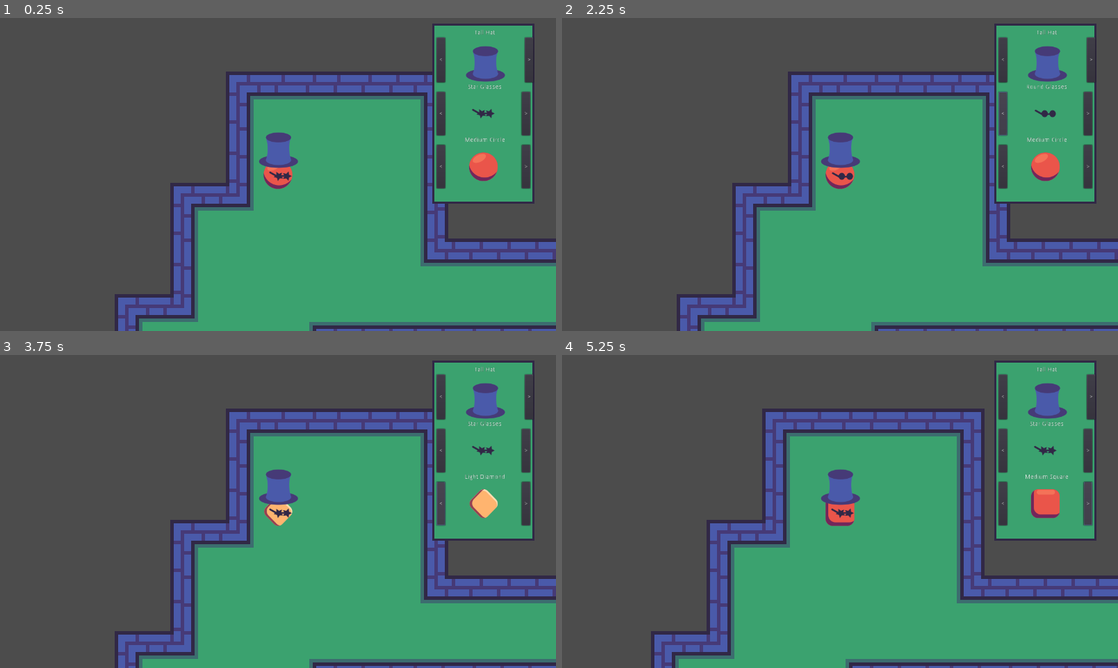
Above: before the commit, frames 1-4 (two rows, left to right).
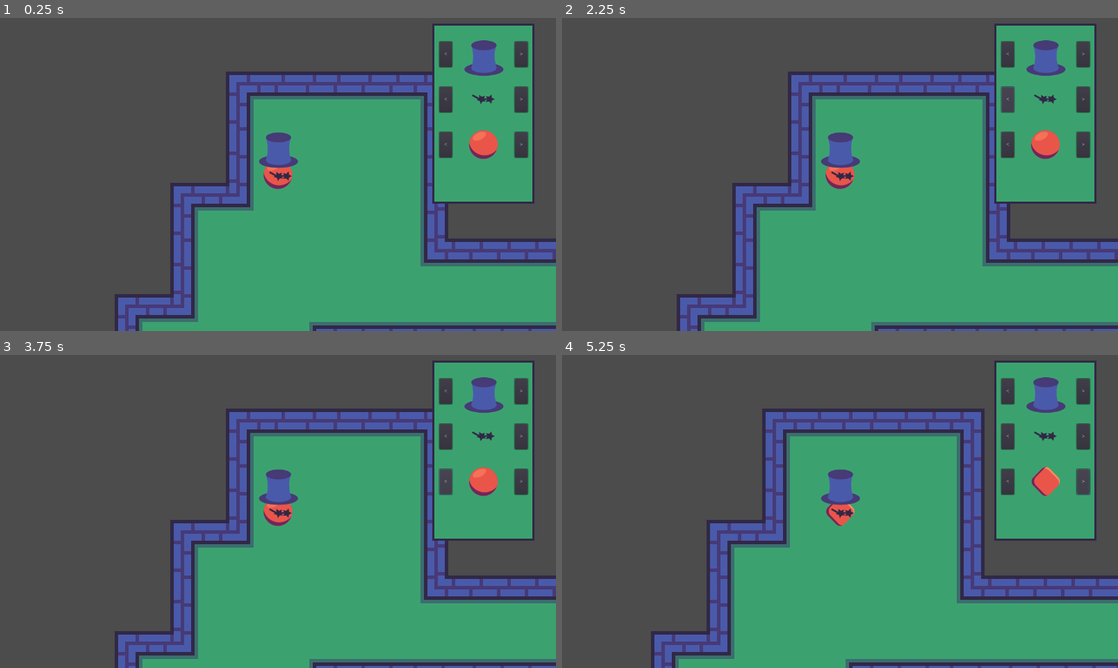
Above: after the commit, the same moments.

Repository: gdquest-demos/godot-mini-tuts-demos
Game: Godot game, scene res://Main.tscn
The game is run twice, just before and just after one commit, with the same random seed, the same clock (stepped at 60 frames per second) and the same inputs.
Inputs:
- Up to frame 1 (0.25 s): no input
- Up to frame 2 (2.25 s): click "<" at 0.5 s; click ">" at 1.25 s; click "<" at 2 s
- Up to frame 3 (3.75 s): click ">" at 2.75 s; click "<" at 3.5 s
- Up to frame 4 (5.25 s): click ">" at 4.25 s; tap Enter at 5 s; hold Right (ui_right) from 5.03 s (still down)

The runs differ from the first frame. In frame 1, 3.2% of the frame differs, in the area x 78-96%, y 3-55%; in frame 2, 3.3%; in frame 3, 3.5%, in the area x 47-96%, y 3-55%; in frame 4, 3.4%.

Commit message:
Refactor character customization demo

Diff:
--- a/2d/character-customization/CharacterCustomizer.gd
+++ /dev/null
@@ -1,64 +0,0 @@
-extends Control
-
-signal hat_updated(hat)
-signal head_updated(head)
-signal glasses_updated(glasses)
-
-const hats_dictionary := {"Tall Hat" : "res://Sprites/hat1.png",
-						"Birthday Hat" : "res://Sprites/hat2.png",
-						"Pirate Hat" : "res://Sprites/hat3.png", }
-
-const glasses_dictionary := {"Star Glasses" : "res://Sprites/sun-glasses1.png",
-						"Square Glasses" : "res://Sprites/sun-glasses2.png",
-						"Round Glasses" : "res://Sprites/sun-glasses3.png", }
-
-const heads_dictionary := {"Medium Circle" : "res://Sprites/medium-circle.png",
-						"Medium Square" : "res://Sprites/medium-square.png",
-						"Medium Diamond" : "res://Sprites/medium-diamond.png",
-						"Dark Circle" : "res://Sprites/dark-circle.png",
-						"Dark Square" : "res://Sprites/dark-square.png",
-						"Dark Diamond" : "res://Sprites/dark-diamond.png",
-						"Light Circle" : "res://Sprites/light-circle.png",
-						"Light Square" : "res://Sprites/light-square.png",
-						"Light Diamond" : "res://Sprites/light-diamond.png",}
-
-var hat := StreamTexture.new()
-var current_hat_idx := 0
-
-var glasses := StreamTexture.new()
-var current_glasses_idx := 0
-
-var head := StreamTexture.new()
-var current_head_idx := 0
-
-func _ready() -> void:
-	update_hat(0)
-	update_glasses(0)
-	update_head(0)
-
-
-func update_hat(dir : int) -> void:
-	current_hat_idx = (current_hat_idx + dir) % hats_dictionary.size()
-	var key = hats_dictionary.keys()[current_hat_idx]
-	hat = load(hats_dictionary[key])
-	$Panel/VBoxContainer/HatLabel.text = key
-	$Panel/VBoxContainer/HBoxContainerHat/Hat.texture = hat
-	emit_signal("hat_updated",hat)
-
-
-func update_glasses(dir : int) -> void:
-	current_glasses_idx = (current_glasses_idx + dir) % glasses_dictionary.size()
-	var key = glasses_dictionary.keys()[current_glasses_idx]
-	glasses = load(glasses_dictionary[key])
-	$Panel/VBoxContainer/GlassesLabel.text = key
-	$Panel/VBoxContainer/HBoxContainerGlasses/Glasses.texture = glasses
-	emit_signal("glasses_updated",glasses)
-
-
-func update_head(dir : int) -> void:
-	current_head_idx = (current_head_idx + dir) % heads_dictionary.size()
-	var key = heads_dictionary.keys()[current_head_idx]
-	head = load(heads_dictionary[key])
-	$Panel/VBoxContainer/HeadLabel.text = key
-	$Panel/VBoxContainer/HBoxContainerHead/Head.texture = head
-	emit_signal("head_updated",head)
--- a/2d/character-customization/CharacterCustomizer.tscn
+++ /dev/null
@@ -1,151 +0,0 @@
-[gd_scene load_steps=3 format=2]
-
-[ext_resource path="res://CharacterCustomizer.gd" type="Script" id=1]
-
-[sub_resource type="StyleBoxFlat" id=1]
-bg_color = Color( 0.235294, 0.639216, 0.439216, 1 )
-border_width_left = 5
-border_width_top = 5
-border_width_right = 5
-border_width_bottom = 5
-border_color = Color( 0.196078, 0.160784, 0.278431, 1 )
-
-[node name="CharacterCustomizer" type="Control"]
-anchor_right = 1.0
-anchor_bottom = 1.0
-margin_top = 0.793701
-margin_bottom = 0.793701
-script = ExtResource( 1 )
-__meta__ = {
-"_edit_use_anchors_": false
-}
-
-[node name="Panel" type="Panel" parent="."]
-margin_left = -5.0
-margin_top = -7.0
-margin_right = 230.0
-margin_bottom = 407.0
-custom_styles/panel = SubResource( 1 )
-__meta__ = {
-"_edit_use_anchors_": false
-}
-
-[node name="VBoxContainer" type="VBoxContainer" parent="Panel"]
-anchor_left = 0.5
-anchor_top = 0.5
-anchor_right = 0.5
-anchor_bottom = 0.5
-margin_left = -108.0
-margin_top = -193.0
-margin_right = 108.0
-margin_bottom = 193.0
-__meta__ = {
-"_edit_use_anchors_": false
-}
-
-[node name="HatLabel" type="Label" parent="Panel/VBoxContainer"]
-margin_right = 216.0
-margin_bottom = 14.0
-text = "Hats"
-align = 1
-valign = 1
-
-[node name="HBoxContainerHat" type="HBoxContainer" parent="Panel/VBoxContainer"]
-margin_top = 18.0
-margin_right = 216.0
-margin_bottom = 118.0
-
-[node name="ButtonPrevHat" type="Button" parent="Panel/VBoxContainer/HBoxContainerHat"]
-margin_right = 20.0
-margin_bottom = 100.0
-text = "<"
-
-[node name="Hat" type="TextureRect" parent="Panel/VBoxContainer/HBoxContainerHat"]
-margin_left = 24.0
-margin_right = 192.0
-margin_bottom = 100.0
-rect_min_size = Vector2( 168, 100 )
-stretch_mode = 4
-__meta__ = {
-"_edit_use_anchors_": false
-}
-
-[node name="ButtonNextHat" type="Button" parent="Panel/VBoxContainer/HBoxContainerHat"]
-margin_left = 196.0
-margin_right = 216.0
-margin_bottom = 100.0
-text = ">"
-
-[node name="GlassesLabel" type="Label" parent="Panel/VBoxContainer"]
-margin_top = 122.0
-margin_right = 216.0
-margin_bottom = 136.0
-text = "Sun Glasses"
-align = 1
-valign = 1
-
-[node name="HBoxContainerGlasses" type="HBoxContainer" parent="Panel/VBoxContainer"]
-margin_top = 140.0
-margin_right = 216.0
-margin_bottom = 240.0
-
-[node name="ButtonPrevGlasses" type="Button" parent="Panel/VBoxContainer/HBoxContainerGlasses"]
-margin_right = 20.0
-margin_bottom = 100.0
-text = "<"
-
-[node name="Glasses" type="TextureRect" parent="Panel/VBoxContainer/HBoxContainerGlasses"]
-margin_left = 24.0
-margin_right = 192.0
-margin_bottom = 100.0
-rect_min_size = Vector2( 168, 100 )
-stretch_mode = 4
-__meta__ = {
-"_edit_use_anchors_": false
-}
-
-[node name="ButtonNextGlasses" type="Button" parent="Panel/VBoxContainer/HBoxContainerGlasses"]
-margin_left = 196.0
-margin_right = 216.0
-margin_bottom = 100.0
-text = ">"
-
-[node name="HeadLabel" type="Label" parent="Panel/VBoxContainer"]
-margin_top = 244.0
-margin_right = 216.0
-margin_bottom = 258.0
-text = "Head"
-align = 1
-valign = 1
-
-[node name="HBoxContainerHead" type="HBoxContainer" parent="Panel/VBoxContainer"]
-margin_top = 262.0
-margin_right = 216.0
-margin_bottom = 362.0
-
-[node name="ButtonPrevHead" type="Button" parent="Panel/VBoxContainer/HBoxContainerHead"]
-margin_right = 20.0
-margin_bottom = 100.0
-text = "<"
-
-[node name="Head" type="TextureRect" parent="Panel/VBoxContainer/HBoxContainerHead"]
-margin_left = 24.0
-margin_right = 192.0
-margin_bottom = 100.0
-rect_min_size = Vector2( 168, 100 )
-stretch_mode = 4
-__meta__ = {
-"_edit_use_anchors_": false
-}
-
-[node name="ButtonNextHead" type="Button" parent="Panel/VBoxContainer/HBoxContainerHead"]
-margin_left = 196.0
-margin_right = 216.0
-margin_bottom = 100.0
-text = ">"
-[connection signal="pressed" from="Panel/VBoxContainer/HBoxContainerHat/ButtonPrevHat" to="." method="update_hat" binds= [ -1 ]]
-[connection signal="pressed" from="Panel/VBoxContainer/HBoxContainerHat/ButtonNextHat" to="." method="update_hat" binds= [ 1 ]]
-[connection signal="pressed" from="Panel/VBoxContainer/HBoxContainerGlasses/ButtonPrevGlasses" to="." method="update_glasses" binds= [ -1 ]]
-[connection signal="pressed" from="Panel/VBoxContainer/HBoxContainerGlasses/ButtonNextGlasses" to="." method="update_glasses" binds= [ 1 ]]
-[connection signal="pressed" from="Panel/VBoxContainer/HBoxContainerHead/ButtonPrevHead" to="." method="update_head" binds= [ -1 ]]
-[connection signal="pressed" from="Panel/VBoxContainer/HBoxContainerHead/ButtonNextHead" to="." method="update_head" binds= [ 1 ]]
--- a/2d/character-customization/Main.tscn
+++ b/2d/character-customization/Main.tscn
@@ -1,8 +1,8 @@
 [gd_scene load_steps=21 format=2]
 
-[ext_resource path="res://CharacterCustomizer.tscn" type="PackedScene" id=1]
+[ext_resource path="res://UserInterface/UICharacterCustomizer.tscn" type="PackedScene" id=1]
 [ext_resource path="res://Player.tscn" type="PackedScene" id=2]
-[ext_resource path="res://Sprites/top-down.svg" type="Texture" id=3]
+[ext_resource path="res://UserInterface/Sprites/top-down.svg" type="Texture" id=3]
 
 [sub_resource type="ConvexPolygonShape2D" id=1]
 points = PoolVector2Array( 0, 0, 128, 0, 128, 64, 64, 64, 64, 128, 0, 128, 0, 64 )
@@ -188,11 +188,12 @@
 [node name="CanvasLayer" type="CanvasLayer" parent="."]
 
 [node name="CharacterCustomizer" parent="CanvasLayer" instance=ExtResource( 1 )]
+anchor_left = 0.0
 anchor_right = 0.0
 margin_left = 1000.0
 margin_top = 20.0
 margin_right = 1000.0
 margin_bottom = 20.0
-[connection signal="glasses_updated" from="CanvasLayer/CharacterCustomizer" to="Player" method="update_glasses"]
-[connection signal="hat_updated" from="CanvasLayer/CharacterCustomizer" to="Player" method="update_hat"]
-[connection signal="head_updated" from="CanvasLayer/CharacterCustomizer" to="Player" method="update_head"]
+[connection signal="glasses_changed" from="CanvasLayer/CharacterCustomizer" to="Player" method="_on_CharacterCustomizer_glasses_changed"]
+[connection signal="hat_changed" from="CanvasLayer/CharacterCustomizer" to="Player" method="_on_CharacterCustomizer_hat_changed"]
+[connection signal="head_changed" from="CanvasLayer/CharacterCustomizer" to="Player" method="_on_CharacterCustomizer_head_changed"]
--- a/2d/character-customization/Player.gd
+++ b/2d/character-customization/Player.gd
@@ -2,29 +2,31 @@
 
 export var speed := 300.0
 
-var direction := Vector2.ZERO
-
-var _velocity := Vector2.ZERO
-
-func _physics_process(delta) -> void:
-	update_direction()
-	_velocity = direction.normalized() * speed
-	_velocity = move_and_slide(_velocity)
+onready var body := $Body
+onready var hat := $Body/Hat
+onready var glasses := $Body/Glasses
+onready var head := $Body/Head
 
 
-func update_direction() -> void:
-	direction.x = Input.get_action_strength("ui_right") - Input.get_action_strength("ui_left")
-	direction.y = Input.get_action_strength("ui_down") - Input.get_action_strength("ui_up")
+func _physics_process(_delta) -> void:
+	var direction := Vector2(
+		Input.get_action_strength("ui_right") - Input.get_action_strength("ui_left"),
+		Input.get_action_strength("ui_down") - Input.get_action_strength("ui_up")
+	).normalized()
+
+	move_and_slide(direction * speed)
 
 	if direction.x != 0:
-		$Body.scale.x = sign(direction.x)
+		body.scale.x = sign(direction.x)
 
 
-func update_hat(hat : Texture) -> void:
-	$Body/Hat.texture = hat
+func _on_CharacterCustomizer_glasses_changed(texture) -> void:
+	glasses.texture = texture
 
-func update_glasses(glasses : Texture) -> void:
-	$Body/Glasses.texture = glasses
 
-func update_head(head : Texture) -> void:
-	$Body/Head.texture = head
+func _on_CharacterCustomizer_hat_changed(texture) -> void:
+	hat.texture = texture
+
+
+func _on_CharacterCustomizer_head_changed(texture) -> void:
+	head.texture = texture
--- a/2d/character-customization/Player.tscn
+++ b/2d/character-customization/Player.tscn
@@ -1,9 +1,13 @@
 [gd_scene load_steps=6 format=2]
 
-[ext_resource path="res://Sprites/sun-glasses1.png" type="Texture" id=1]
-[ext_resource path="res://Sprites/dark-circle.png" type="Texture" id=2]
-[ext_resource path="res://Sprites/hat1.png" type="Texture" id=3]
+[ext_resource path="res://UserInterface/Sprites/sun-glasses1.png" type="Texture" id=1]
+[ext_resource path="res://UserInterface/Sprites/head1.png" type="Texture" id=2]
+[ext_resource path="res://UserInterface/Sprites/hat1.png" type="Texture" id=3]
 [ext_resource path="res://Player.gd" type="Script" id=4]
+
+
+
+
 
 
 
--- /dev/null
+++ b/2d/character-customization/UserInterface/UICharacterCustomizer.gd
@@ -0,0 +1,40 @@
+extends Control
+
+signal hat_changed(texture)
+signal head_changed(texture)
+signal glasses_changed(texture)
+
+const DATA := {
+	"hat" :
+	[
+		preload("Sprites/hat1.png"),
+		preload("Sprites/hat2.png"),
+		preload("Sprites/hat3.png")
+		],
+	"glasses" : [
+		preload("Sprites/sun-glasses1.png"),
+		preload("Sprites/sun-glasses2.png"),
+		preload("Sprites/sun-glasses3.png")
+		],
+	"head": [
+		preload("Sprites/head1.png"),
+		preload("Sprites/head2.png"),
+		preload("Sprites/head3.png") ]
+	}
+
+const sprite_selector_scene: PackedScene = preload("UISpriteSelector.tscn")
+
+onready var vbox_container: VBoxContainer = $Panel/VBoxContainer
+
+
+func _ready() -> void:
+	for key in DATA:
+		var textures: Array = DATA[key]
+		var sprite_selector: UISpriteSelector = sprite_selector_scene.instance()
+		vbox_container.add_child(sprite_selector)
+		sprite_selector.setup(textures)
+		sprite_selector.connect("sprite_changed", self, "_on_SpriteSelector_sprite_changed", [key])
+
+
+func _on_SpriteSelector_sprite_changed(texture: StreamTexture, key: String) -> void:
+	emit_signal(key + "_changed", texture)
--- /dev/null
+++ b/2d/character-customization/UserInterface/UICharacterCustomizer.tscn
@@ -0,0 +1,40 @@
+[gd_scene load_steps=3 format=2]
+
+[ext_resource path="res://UserInterface/UICharacterCustomizer.gd" type="Script" id=1]
+
+[sub_resource type="StyleBoxFlat" id=1]
+bg_color = Color( 0.235294, 0.639216, 0.439216, 1 )
+border_width_left = 5
+border_width_top = 5
+border_width_right = 5
+border_width_bottom = 5
+border_color = Color( 0.196078, 0.160784, 0.278431, 1 )
+
+[node name="UICharacterCustomizer" type="Control"]
+anchor_left = 1.0
+anchor_right = 1.0
+margin_left = -231.0
+margin_bottom = 407.0
+script = ExtResource( 1 )
+__meta__ = {
+"_edit_use_anchors_": false
+}
+
+[node name="Panel" type="Panel" parent="."]
+margin_left = -5.0
+margin_top = -7.0
+margin_right = 230.0
+margin_bottom = 407.0
+rect_min_size = Vector2( 235, 414 )
+custom_styles/panel = SubResource( 1 )
+
+[node name="VBoxContainer" type="VBoxContainer" parent="Panel"]
+anchor_right = 1.0
+anchor_bottom = 1.0
+margin_left = 16.0
+margin_top = 20.0
+margin_right = -15.0
+margin_bottom = -19.964
+__meta__ = {
+"_edit_use_anchors_": false
+}
--- /dev/null
+++ b/2d/character-customization/UserInterface/UISpriteSelector.gd
@@ -0,0 +1,33 @@
+class_name UISpriteSelector
+extends Control
+
+signal sprite_changed(texture)
+
+var _sprites := []
+var _index := -1 setget _set_index
+
+onready var texture_rect: TextureRect = $TextureRect
+
+
+func setup(sprite_textures: Array) -> void:
+	_sprites = sprite_textures
+	_set_index(0)
+
+
+func _on_PreviousButton_pressed() -> void:
+	var new_index := (_index - 1) % _sprites.size()
+	_set_index(new_index)
+
+
+func _on_NextButton_pressed() -> void:
+	var new_index := (_index + 1) % _sprites.size()
+	_set_index(new_index)
+
+
+func _set_index(value: int) -> void:
+	_index = value
+	if value < 0:
+		return
+	var texture: StreamTexture = _sprites[_index]
+	texture_rect.texture = texture
+	emit_signal("sprite_changed", texture)
--- /dev/null
+++ b/2d/character-customization/UserInterface/UISpriteSelector.tscn
@@ -0,0 +1,53 @@
+[gd_scene load_steps=2 format=2]
+
+[ext_resource path="res://UserInterface/UISpriteSelector.gd" type="Script" id=2]
+
+[node name="UISpriteSelector" type="Control"]
+margin_right = 180.0
+margin_bottom = 100.0
+rect_min_size = Vector2( 180, 100 )
+script = ExtResource( 2 )
+__meta__ = {
+"_edit_use_anchors_": false
+}
+
+[node name="PreviousButton" type="Button" parent="."]
+anchor_top = 0.5
+anchor_bottom = 0.5
+margin_top = -29.5
+margin_right = 30.0
+margin_bottom = 29.5
+text = "<"
+__meta__ = {
+"_edit_use_anchors_": false
+}
+
+[node name="TextureRect" type="TextureRect" parent="."]
+anchor_left = 0.5
+anchor_top = 0.5
+anchor_right = 0.5
+anchor_bottom = 0.5
+margin_left = -60.0
+margin_top = -50.0
+margin_right = 60.0
+margin_bottom = 50.0
+expand = true
+stretch_mode = 4
+__meta__ = {
+"_edit_use_anchors_": false
+}
+
+[node name="NextButton" type="Button" parent="."]
+anchor_left = 1.0
+anchor_top = 0.5
+anchor_right = 1.0
+anchor_bottom = 0.5
+margin_left = -30.0
+margin_top = -29.5
+margin_bottom = 29.5
+text = ">"
+__meta__ = {
+"_edit_use_anchors_": false
+}
+[connection signal="pressed" from="PreviousButton" to="." method="_on_PreviousButton_pressed"]
+[connection signal="pressed" from="NextButton" to="." method="_on_NextButton_pressed"]
--- a/2d/character-customization/project.godot
+++ b/2d/character-customization/project.godot
@@ -8,9 +8,14 @@
 
 config_version=4
 
-_global_script_classes=[  ]
+_global_script_classes=[ {
+"base": "Control",
+"class": "UISpriteSelector",
+"language": "GDScript",
+"path": "res://UserInterface/UISpriteSelector.gd"
+} ]
 _global_script_class_icons={
-
+"UISpriteSelector": ""
 }
 
 [application]
Binary file removed: 2d/character-customization/Sprites/dark-circle.png
Binary file removed: 2d/character-customization/Sprites/dark-diamond.png
Binary file removed: 2d/character-customization/Sprites/dark-square.png
Binary file removed: 2d/character-customization/Sprites/light-circle.png
Binary file removed: 2d/character-customization/Sprites/light-diamond.png
Not shown, removed: 2d/character-customization/Sprites/light-diamond.png.import
Binary file removed: 2d/character-customization/Sprites/light-square.png
Not shown, removed: 2d/character-customization/Sprites/light-square.png.import
Not shown, removed: 2d/character-customization/Sprites/medium-circle.png.import
Not shown, removed: 2d/character-customization/Sprites/medium-diamond.png.import
Not shown, removed: 2d/character-customization/Sprites/sun-glasses1.png.import
Not shown, removed: 2d/character-customization/Sprites/sun-glasses2.png.import
(and 20 more such lines)
